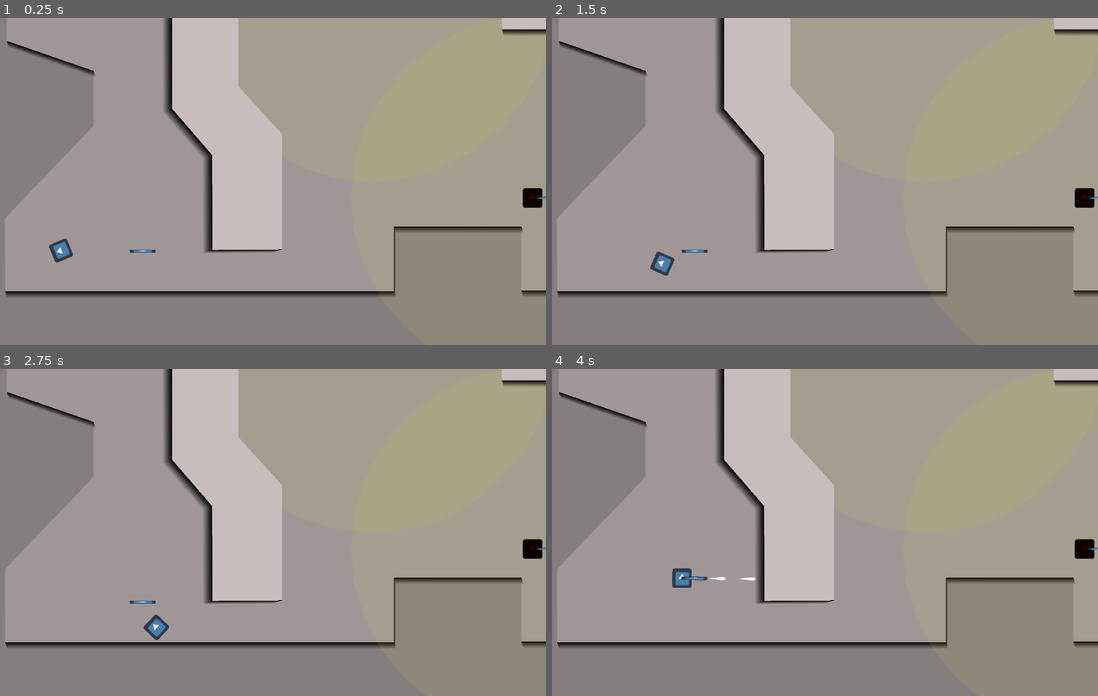
Above: before the commit, frames 1-4 (two rows, left to right).
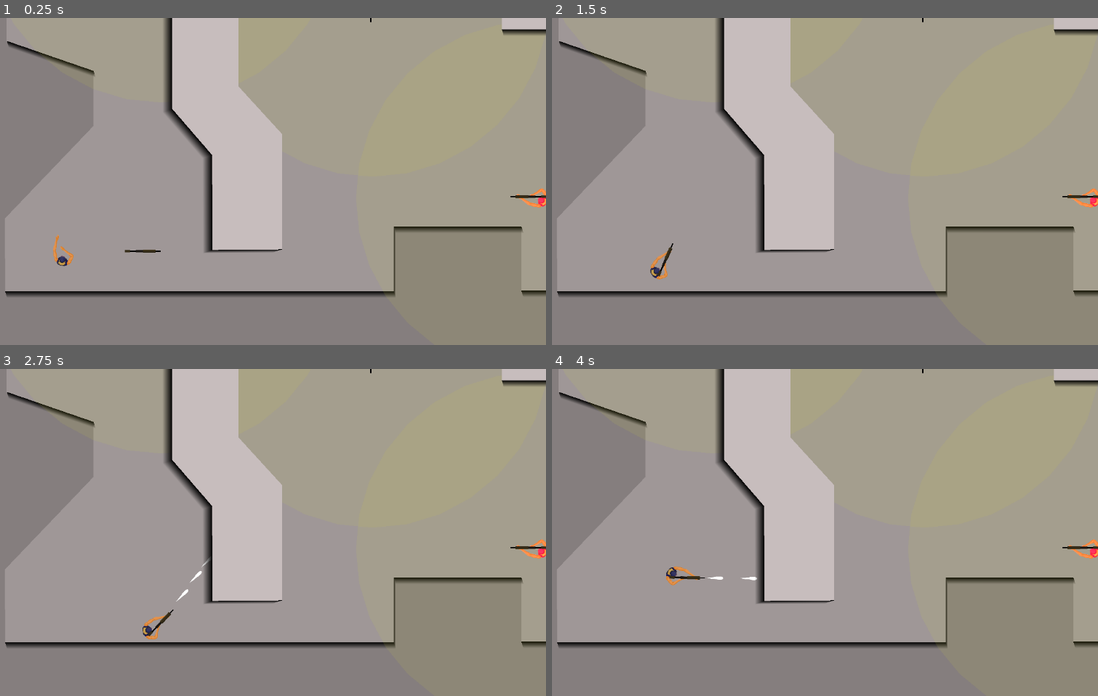
Above: after the commit, the same moments.

Repository: nelsonwenner/godot-topdown-shooter
Game: Godot game, scene res://src/scenes/levels/LevelOne.tscn
Two runs of this game, one before a commit and one after it. Both use one fixed random seed, a clock stepped at 60 frames per second and the inputs below. This scene is started directly instead of the project's main scene. The engine's default icon, where the game draws it, is replaced by a stand-in: a white triangle on a blue panel in a dark square.
Inputs (mouse positions are in pixels of both pictures, inside the frame that each line leads up to):
- Up to frame 1 (0.25 s): no input
- Up to frame 2 (1.5 s): tap Enter at 0.5 s; move the mouse to (934, 165) at 0.52 s; press the mouse at (934, 165) at 0.53 s; hold D (player_right) 0.53-1.28 s; move the mouse to (688, 197) at 1.27 s; release the mouse at (688, 197) at 1.28 s; hold S (player_down) from 1.28 s (still down); tap E (pickup) at 1.35 s
- Up to frame 3 (2.75 s): click (136, 548) at 1.55 s; tap Space at 2 s; move the mouse to (311, 460) at 2.02 s; release S (player_down) at 2.03 s; press the mouse at (311, 460) at 2.03 s; hold D (player_right) from 2.03 s (still down)
- Up to frame 4 (4 s): move the mouse to (775, 597) at 2.77 s; release D (player_right) at 2.78 s; release the mouse at (775, 597) at 2.78 s; hold W (player_up) 2.78-3.53 s; click (775, 597) at 2.85 s; move the mouse to (983, 581) at 3.52 s; press the mouse at (983, 581) at 3.53 s; hold A (player_left) from 3.53 s (still down); tap E (pickup) at 3.6 s

The runs differ from the first frame. In frame 1, 0.6% of the frame differs, in the area x 8-100%, y 0-76%; in frame 2, 0.6%; in frame 3, 0.6%, in the area x 23-100%, y 0-83%; in frame 4, 0.6%.

Commit message:
chore: added sprites

Diff:
--- a/src/scenes/enemies/Enemy.gd
+++ b/src/scenes/enemies/Enemy.gd
@@ -12,7 +12,7 @@
 
 var can_shoot = true
 
-var speed = 120
+export (int) var speed = 120
 
 var player_in_range
 var player_in_sight
@@ -35,23 +35,26 @@
 func _ready():
 	starting_position = get_global_position()
 	get_node("ShootWeaponTime").wait_time = 0.2
-	get_node("Sprite").self_modulate = Color(0.2, 0, 0)
+	get_node("Sprite").self_modulate.r = 30
 	var shape = CircleShape2D.new()
 	shape.radius = detect_radius
 	get_node("Visibility/CollisionShape2D").shape = shape
-	scale.x = 0.6
-	scale.y = 0.6
+	scale.x = 0.1
+	scale.y = 0.1
 	init_weapon()
 
 
 func init_weapon():
 	weapon_instance = weapon.instance()
-	weapon_instance.position.x = 40
 	add_child(weapon_instance)
 	weapon_instance._ini(
-		self,"AK47",load("res://icon.png"),
-		1,0.8,0.1,500,1,700,0,36,10
+		self,"AK47",load("res://arts/weapon/gun-01.png"),
+		1,1,1,500,1,700,0,36,10
 	)
+	weapon_instance.position.x = 80
+	weapon_instance.position.y = 28
+	weapon_instance.scale.x = 1
+	weapon_instance.scale.y = 1
 
 
 func _process(_delta):
@@ -64,7 +67,9 @@
 		Search:
 			_search(_delta)
 		Return:
-			_returnToStartingPoint(_delta)
+			yield(get_tree().create_timer(3), "timeout")
+			if state == 3:
+				_returnToStartingPoint(_delta)
 
 
 func _physics_process(_delta):
--- a/src/scenes/enemies/Enemy.tscn
+++ b/src/scenes/enemies/Enemy.tscn
@@ -1,22 +1,26 @@
 [gd_scene load_steps=4 format=2]
 
-[ext_resource path="res://icon.png" type="Texture" id=1]
+[ext_resource path="res://arts/player/body-reload-02-sprite-1.png" type="Texture" id=1]
 [ext_resource path="res://src/scenes/enemies/Enemy.gd" type="Script" id=2]
 
 [sub_resource type="RectangleShape2D" id=1]
-extents = Vector2( 30.556, 31.3067 )
+extents = Vector2( 318.337, 199.247 )
 
 [node name="Enemy" type="KinematicBody2D"]
-scale = Vector2( 0.8, 0.8 )
+scale = Vector2( 0.1, 0.1 )
 collision_layer = 2147483652
 collision_mask = 3
 script = ExtResource( 2 )
-detect_radius = 600
+__meta__ = {
+"_edit_group_": true
+}
+detect_radius = 3500
 
 [node name="Sprite" type="Sprite" parent="."]
 texture = ExtResource( 1 )
 
 [node name="Collision" type="CollisionShape2D" parent="."]
+visible = false
 shape = SubResource( 1 )
 
 [node name="ShootWeaponTime" type="Timer" parent="."]
--- a/src/scenes/levels/LevelOne.tscn
+++ b/src/scenes/levels/LevelOne.tscn
@@ -41,9 +41,9 @@
 0/z_index = 0
 
 [sub_resource type="NavigationPolygon" id=3]
-vertices = PoolVector2Array( 1114.16, 514.956, 1226.46, 510.718, 1228.58, 828.557, 891.674, 832.794, 175.477, 468.339, 179.715, 262.803, 446.7, 267.041, 448.819, 440.793, 340.754, 531.907, 446.7, 635.734, 338.635, 650.567, 732.755, 921.789, 732.755, 353.917, 1006.1, 351.798, 1107.8, 415.366, 891.674, 964.168, 167.002, 959.93, 516.624, 923.908, 516.624, 718.372, 164.883, 834.913 )
-polygons = [ PoolIntArray( 0, 1, 2, 3 ), PoolIntArray( 4, 5, 6, 7, 8 ), PoolIntArray( 8, 7, 9, 10 ), PoolIntArray( 11, 12, 13, 14, 0, 3 ), PoolIntArray( 11, 3, 15 ), PoolIntArray( 11, 15, 16, 17 ), PoolIntArray( 18, 17, 16, 19, 10, 9 ) ]
-outlines = [ PoolVector2Array( 732.755, 353.917, 732.755, 921.789, 516.624, 923.908, 516.624, 718.372, 446.7, 635.734, 448.819, 440.793, 446.7, 267.041, 179.715, 262.803, 175.477, 468.339, 340.754, 531.907, 338.635, 650.567, 164.883, 834.913, 167.002, 959.93, 891.674, 964.168, 891.674, 832.794, 1228.58, 828.557, 1226.46, 510.718, 1114.16, 514.956, 1107.8, 415.366, 1006.1, 351.798 ) ]
+vertices = PoolVector2Array( 1290.58, 120.083, 1503.9, 210.695, 1503.9, 424.01, 1373.65, 420.235, 1311.35, 367.378, 1090.48, 178.603, 720.485, 665.642, 624.209, 559.928, 618.546, 322.072, 694.056, 318.297, 984.769, 329.623, 1094.26, 473.092, 1182.98, 824.213, 903.596, 839.315, 174.925, 271.103, 414.669, 104.981, 597.781, 114.42, 597.781, 295.644, 580.791, 391.919, 473.189, 412.684, 163.599, 461.765, 688.393, 169.164, 669.515, 299.419, 624.209, 295.644, 620.434, 108.756, 1322.68, 476.867, 1384.97, 624.112, 346.71, 537.275, 459.975, 429.674, 456.2, 635.438, 346.71, 665.642, 1356.66, 775.132, 720.485, 911.05, 894.157, 965.794, 165.486, 963.907, 526.046, 914.825, 533.597, 726.05, 167.374, 841.203 )
+polygons = [ PoolIntArray( 0, 1, 2, 3, 4, 5 ), PoolIntArray( 6, 7, 8, 9, 10, 11, 12, 13 ), PoolIntArray( 14, 15, 16, 17, 18, 19, 20 ), PoolIntArray( 21, 22, 23, 24 ), PoolIntArray( 21, 24, 0, 5 ), PoolIntArray( 25, 4, 3, 26 ), PoolIntArray( 27, 20, 19, 28 ), PoolIntArray( 27, 28, 29, 30 ), PoolIntArray( 11, 25, 26, 31, 12 ), PoolIntArray( 32, 6, 13, 33 ), PoolIntArray( 32, 33, 34, 35 ), PoolIntArray( 36, 35, 34, 37, 30, 29 ) ]
+outlines = [ PoolVector2Array( 694.056, 318.297, 984.769, 329.623, 1094.26, 473.092, 1322.68, 476.867, 1311.35, 367.378, 1090.48, 178.603, 688.393, 169.164, 669.515, 299.419, 624.209, 295.644, 620.434, 108.756, 1290.58, 120.083, 1503.9, 210.695, 1503.9, 424.01, 1373.65, 420.235, 1384.97, 624.112, 1356.66, 775.132, 1182.98, 824.213, 903.596, 839.315, 894.157, 965.794, 165.486, 963.907, 167.374, 841.203, 346.71, 665.642, 346.71, 537.275, 163.599, 461.765, 174.925, 271.103, 414.669, 104.981, 597.781, 114.42, 597.781, 295.644, 580.791, 391.919, 473.189, 412.684, 459.975, 429.674, 456.2, 635.438, 533.597, 726.05, 526.046, 914.825, 720.485, 911.05, 720.485, 665.642, 624.209, 559.928, 618.546, 322.072 ) ]
 
 [node name="LevelOne" type="Node2D"]
 modulate = Color( 0.972549, 0.92549, 0.92549, 1 )
@@ -157,9 +157,16 @@
 
 [node name="Enemy" parent="Characters" instance=ExtResource( 4 )]
 position = Vector2( 871.924, 404.543 )
+rotation = 1.5708
 
 [node name="Enemy2" parent="Characters" instance=ExtResource( 4 )]
 position = Vector2( 1189.42, 796.716 )
+rotation = 3.14159
+speed = 90
+
+[node name="Enemy3" parent="Characters" instance=ExtResource( 4 )]
+position = Vector2( 452.851, 257.465 )
+speed = 90
 
 [node name="Items" type="Node2D" parent="."]
 
--- a/src/scenes/player/player.gd
+++ b/src/scenes/player/player.gd
@@ -1,10 +1,6 @@
 extends KinematicBody2D
 
 var SPEED = 130
-
-func _ready():
-	scale.x = 0.6
-	scale.y = 0.6
 
 
 func _process(_delta):
--- a/src/scenes/player/player.tscn
+++ b/src/scenes/player/player.tscn
@@ -1,25 +1,24 @@
-[gd_scene load_steps=4 format=2]
+[gd_scene load_steps=3 format=2]
 
-[ext_resource path="res://icon.png" type="Texture" id=1]
+[ext_resource path="res://arts/player/body-reload-02-sprite-1.png" type="Texture" id=1]
 [ext_resource path="res://src/scenes/player/player.gd" type="Script" id=2]
-
-[sub_resource type="RectangleShape2D" id=1]
-extents = Vector2( 31.7202, 31.5773 )
 
 [node name="Player" type="KinematicBody2D"]
 light_mask = 2
+scale = Vector2( 0.1, 0.1 )
 collision_layer = 2
 script = ExtResource( 2 )
 
 [node name="Sprite" type="Sprite" parent="."]
 texture = ExtResource( 1 )
 
-[node name="Collision" type="CollisionShape2D" parent="."]
-shape = SubResource( 1 )
+[node name="Collision" type="CollisionPolygon2D" parent="."]
+scale = Vector2( 1, 1 )
+polygon = PoolVector2Array( -120.13, -189.219, -41.7081, -174.203, 61.742, -144.169, 121.81, -110.798, 200.232, -50.7298, 275.316, 0.995255, 318.699, 57.726, 293.67, 74.4115, 266.974, 69.4058, 218.586, 27.692, 186.883, -7.34749, 63.4106, -77.4266, 28.371, -102.455, -46.7138, -109.129, -110.119, -117.472, -110.119, -82.4323, -98.4388, -30.7072, -130.141, 19.3493, -158.507, 17.6807, -171.855, 34.3662, -208.563, 49.3832, -230.254, 47.7147, -218.574, 69.4058, -188.541, 117.794, -153.501, 111.12, 40.0508, 9.338, 80.0961, 12.6751, 75.0904, 37.7033, 26.7024, 67.7373, -10.0056, 82.7542, -160.175, 182.867, -190.209, 187.873, -226.917, 166.182, -278.642, 104.445, -296.996, 92.7655, -317.019, 37.7033, -310.345, -0.673294, -310.345, -65.7467, -255.283, -139.163, -223.58, -167.528, -176.861, -169.197, -153.501, -187.551 )
 
 [node name="PlayerPositionWeapon" type="Position2D" parent="."]
-position = Vector2( 40.6356, 0 )
-scale = Vector2( 2, 2 )
+position = Vector2( 100.012, 30.013 )
+scale = Vector2( 10, 10 )
 
 [node name="Camera2D" type="Camera2D" parent="."]
 current = true
--- a/src/scenes/weapons/weapon.gd
+++ b/src/scenes/weapons/weapon.gd
@@ -5,10 +5,9 @@
 export var WEAPON_TYPE = "AK47"
 export (Texture) var SPRITE_WEAPON
 
-var SCALE_WEAPON_X = 0.8
+var SCALE_WEAPON_X = 0.1
 var SCALE_WEAPON_Y = 0.1
 
-export var bullet_color:Color
 var BULLET_SPEED = 500
 var SHOOT_RAGE = 700
 var BULLET_SIZE = 1
@@ -66,7 +65,7 @@
 	if ENEMY: get_node("CanvasLayer/munition").visible = false
 	get_node("ShootWeaponTime").wait_time = SHOOT_WEAPON_TIME
 	get_node("ReloadWeaponTime").wait_time = RELOAD_WEAPON_TIME
-	#get_node("Sprite").texture = SPRITE_WEAPON
+	get_node("Sprite").texture = load("res://arts/weapon/gun-01.png")
 	scale.x = SCALE_WEAPON_X
 	scale.y = SCALE_WEAPON_Y
 	SLOT = MAX_SLOT
--- a/src/scenes/weapons/weapon.tscn
+++ b/src/scenes/weapons/weapon.tscn
@@ -1,16 +1,20 @@
 [gd_scene load_steps=4 format=2]
 
-[ext_resource path="res://icon.png" type="Texture" id=1]
+[ext_resource path="res://arts/weapon/gun-01.png" type="Texture" id=1]
 [ext_resource path="res://src/scenes/weapons/weapon.gd" type="Script" id=2]
 
 [sub_resource type="RectangleShape2D" id=1]
-extents = Vector2( 31.9595, 31.6679 )
+extents = Vector2( 358.485, 31.6679 )
 
 [node name="Weapon" type="Area2D"]
+scale = Vector2( 0.1, 0.1 )
 collision_layer = 0
 collision_mask = 2
 script = ExtResource( 2 )
-bullet_color = Color( 0.866667, 0.866667, 0.866667, 1 )
+__meta__ = {
+"_edit_group_": true
+}
+SPRITE_WEAPON = ExtResource( 1 )
 
 [node name="Sprite" type="Sprite" parent="."]
 texture = ExtResource( 1 )
@@ -26,7 +30,8 @@
 [node name="BulletContainer" type="Node" parent="."]
 
 [node name="WeaponPosition" type="Position2D" parent="."]
-position = Vector2( 32.3745, 0 )
+position = Vector2( 356.76, 0 )
+scale = Vector2( 10, 10 )
 
 [node name="CanvasLayer" type="CanvasLayer" parent="."]
 
--- a/src/scripts/WeaponBase.gd
+++ /dev/null
@@ -1,46 +0,0 @@
-extends Area2D
-
-onready var bullet = preload("res://src/scenes/bullets/BaseBullet.tscn")
-export var bullet_color:Color
-
-var BULLET_SIZE = 1
-var BULLETS = 1
-var BULLET_SPEED = 500
-var SHOOT_RAGE = 700
-var KNOCKBACK = 0
-var DAMAGE = 10
-var STRAY = 0.1
-
-var SHOOT_WEAPON_TIME = 0.1
-var RELOAD_WEAPON_TIME = 2.5
-
-var MAX_SLOT = 36
-var SLOT = -1
-
-var WEAPON_TYPE = "AK47"
-
-func _ini(
-		weapon_type,
-		shoot_weapon_time,
-		reload_weapon_time,
-		bullet_quantity,
-		bullet_speed,
-		bullet_size,
-		shoot_range,
-		knockback,
-		max_slot,
-		damage,
-		stray
-	):
-
-	SHOOT_WEAPON_TIME = shoot_weapon_time
-	RELOAD_WEAPON_TIME = reload_weapon_time
-	BULLET_SPEED = bullet_speed
-	WEAPON_TYPE = weapon_type
-	BULLETS = bullet_quantity
-	BULLET_SIZE = bullet_size
-	SHOOT_RAGE = shoot_range
-	KNOCKBACK = knockback
-	MAX_SLOT = max_slot
-	DAMAGE = damage
-	STRAY = stray
Binary file added: arts/player/body-reload-02-sprite-1.png
Not shown, added: arts/player/body-reload-02-sprite-1.png.import
Binary file added: arts/weapon/gun-01.png
Not shown, added: arts/weapon/gun-01.png.import
